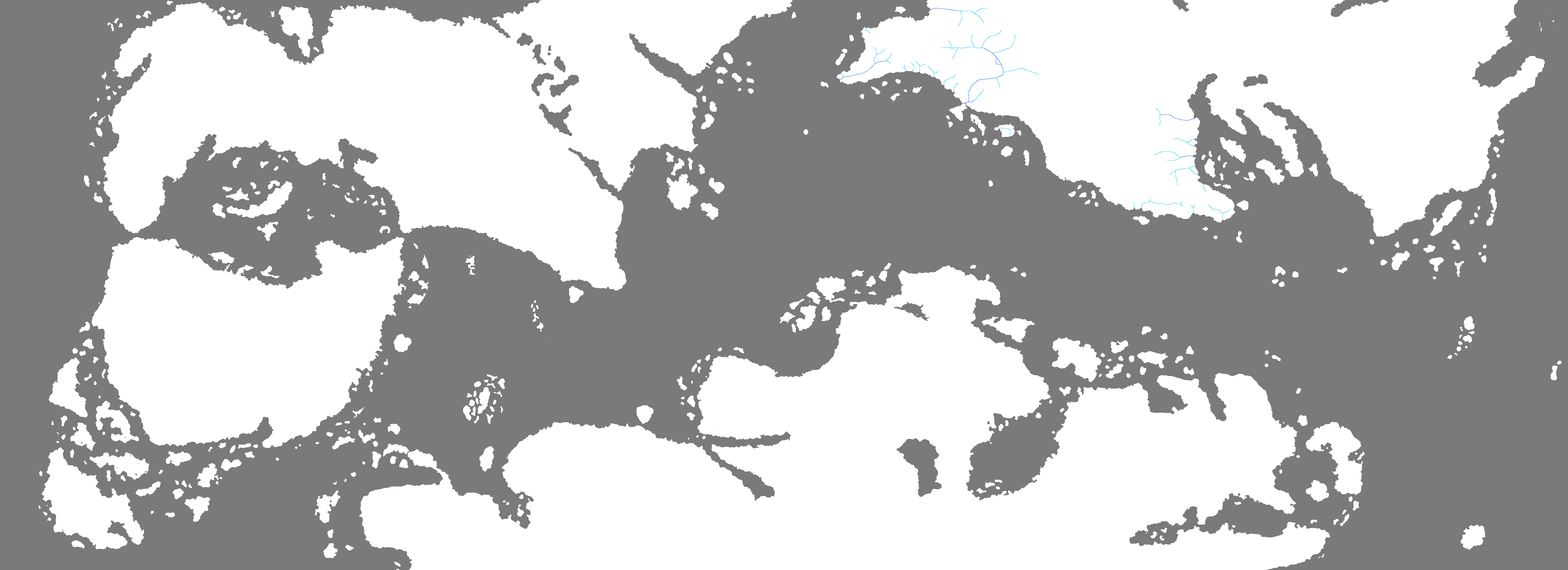
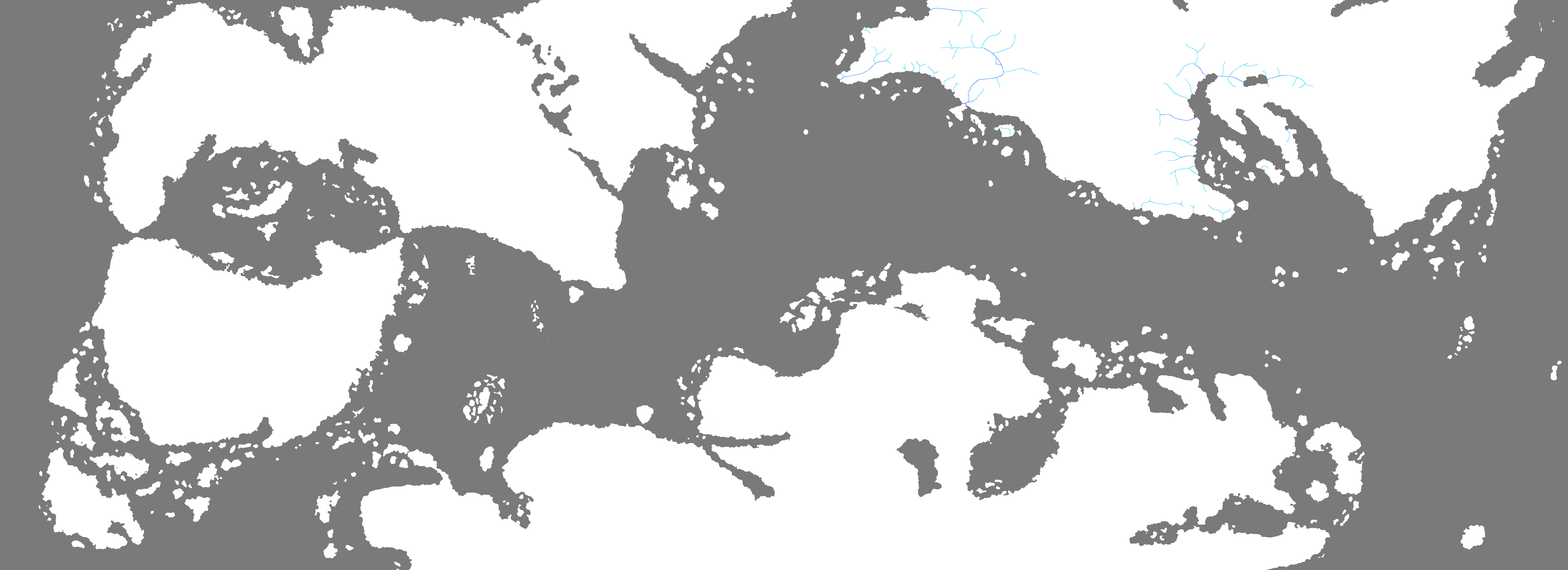
Before/after of a 1568x570 layered artwork. What changed in the layer stack:
painted on "River" over 1163, 42, 1314, 169
